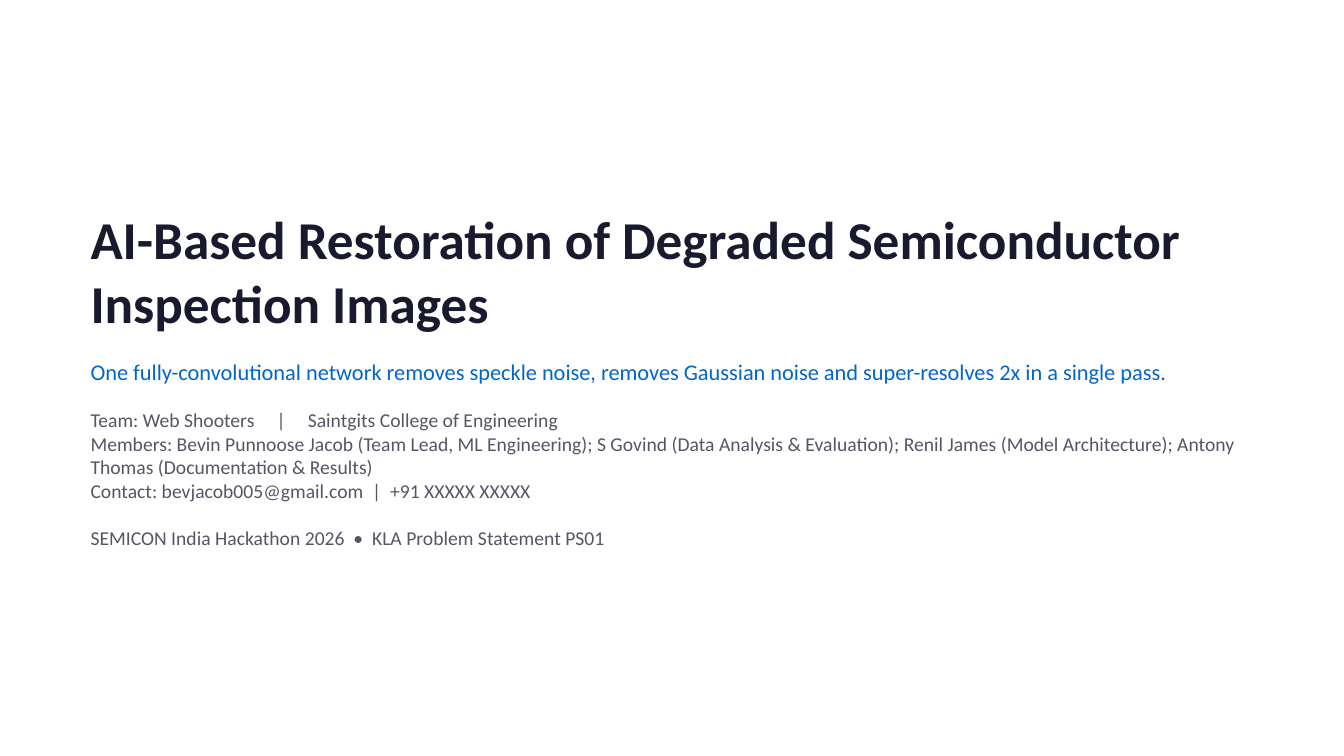
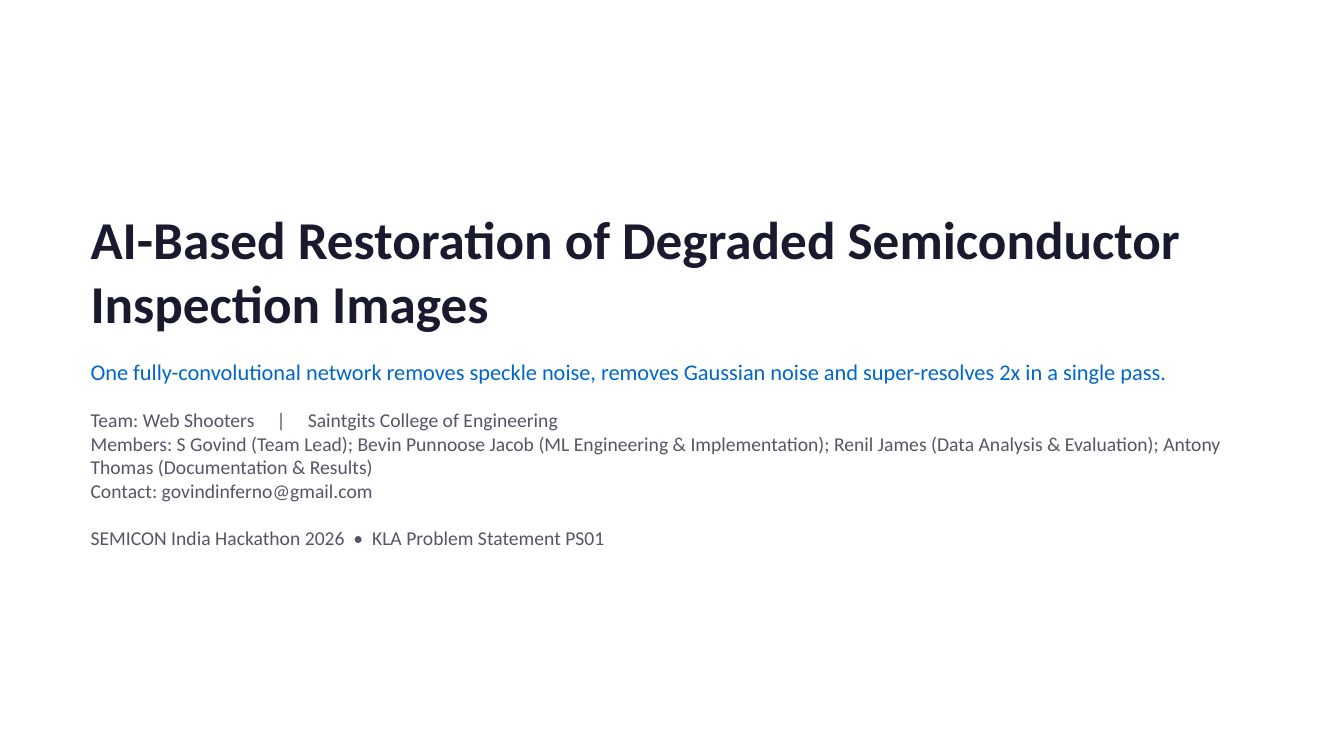
Before and after one commit to bevinj2255/i4c_hackathon, a slide deck: slide 1 of solution_presentation.pptx. Drawn at 1344x756 pixels with LibreOffice and Linux fonts; fonts in the diff are those of the drawing. Boxes give left, top, right and bottom in pixels: in the first picture for what was removed or moved away, otherwise in the second. Text is boxed around its words. In the diff, an @@ line names an element or a change of style, - is before the commit and + after.

Commit message:
Deck: correct team lead to S Govind and use his contact email

```diff
--- a/solution_presentation.pptx
+++ b/solution_presentation.pptx
@@ text at (91, 437, 1220, 502): text changed @@
-Members: Bevin Punnoose Jacob (Team Lead, ML Engineering); S Govind (Data Analysis & Evaluation); Renil James (Model Architecture); Antony Thomas (Documentation & Results)
-Contact: bevjacob005@gmail.com | +91 XXXXX XXXXX
+Members: S Govind (Team Lead); Bevin Punnoose Jacob (ML Engineering & Implementation); Renil James (Data Analysis & Evaluation); Antony Thomas (Documentation & Results)
+Contact: govindinferno@gmail.com
```
